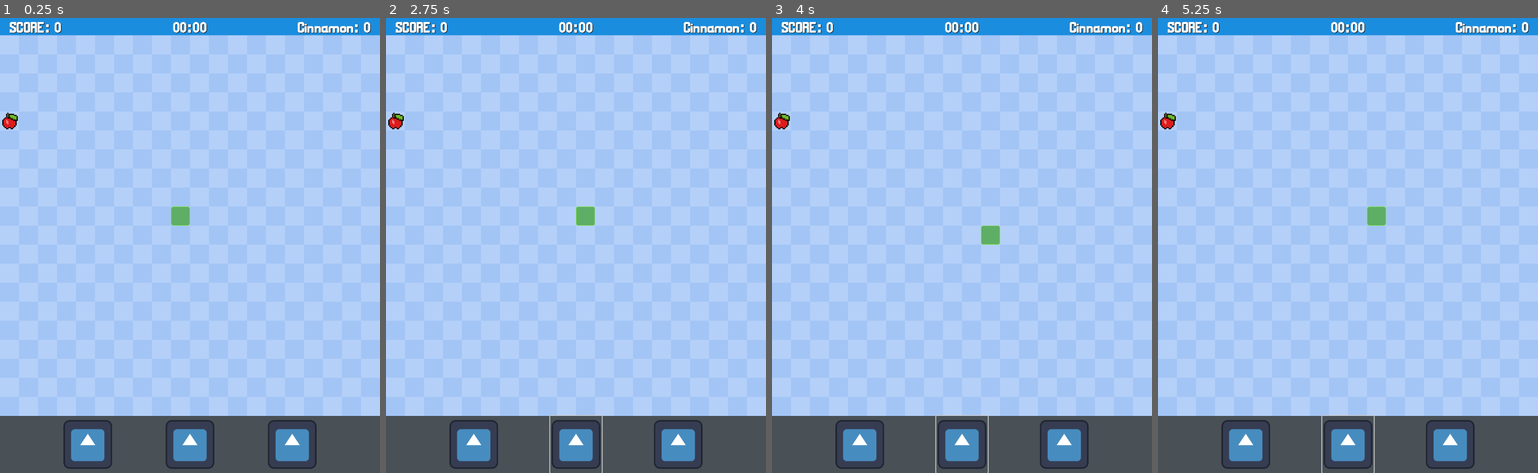
Above: before the commit, frames 1-4 (left to right).
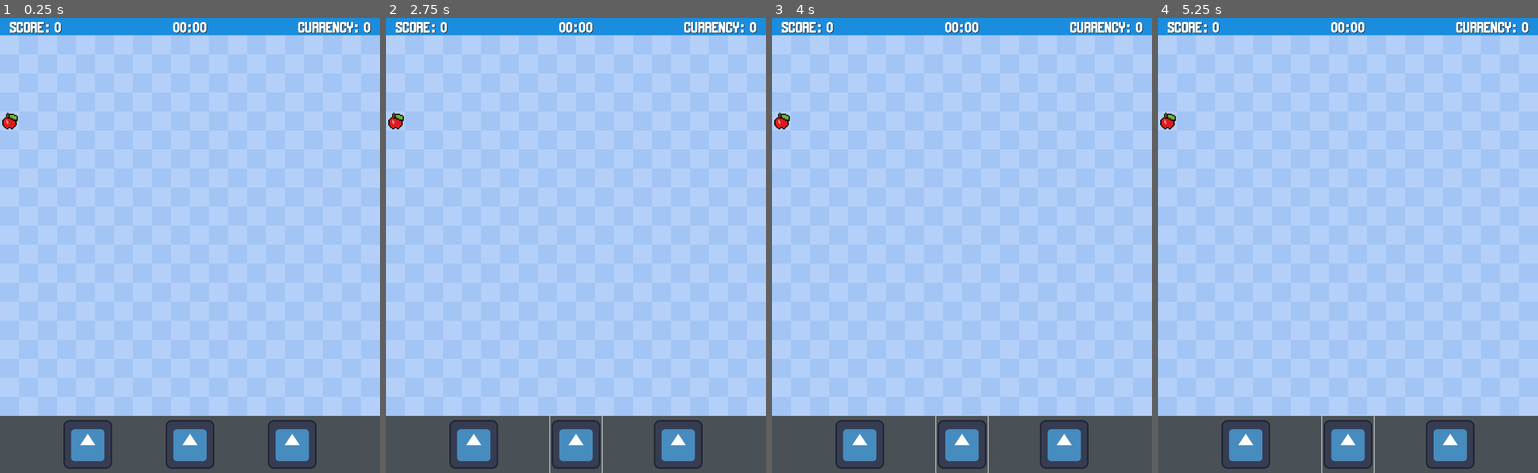
Above: after the commit, the same moments.

Repository: HerndonC/snake_game
Game: Godot game, scene res://MWM/mwm.tscn
Two runs of this game, one before a commit and one after it. Both use one fixed random seed, a clock stepped at 60 frames per second and the inputs below. The engine's default icon, where the game draws it, is replaced by a stand-in: a white triangle on a blue panel in a dark square.
Inputs (mouse positions are in pixels of both pictures, inside the frame that each line leads up to):
- Up to frame 1 (0.25 s): no input
- Up to frame 2 (2.75 s): click (473, 445) at 0.5 s; click (576, 445) at 1.25 s; tap Enter at 2 s; hold D (move_right) from 2.03 s (still down)
- Up to frame 3 (4 s): release D (move_right) at 2.78 s; hold S (move_down) 2.78-3.53 s; tap Space at 3.5 s; hold D (move_right) from 3.53 s (still down)
- Up to frame 4 (5.25 s): release D (move_right) at 4.28 s; hold W (move_up) 4.28-5.03 s; tap Enter at 5 s; hold A (move_left) from 5.03 s (still down)

The runs differ from the first frame. In frame 1, 0.5% of the frame differs, in the area x 44-94%, y 0-46%; in frame 2, 0.5%; in frame 3, 0.5%; in frame 4, 0.5%, in the area x 54-94%, y 0-46%.
Error after the commit: Parse Error: Could not find type "DesertData" in the current scope. (res://MWM/mwm.gd:3)

Commit message:
Changing dictionaries to resources, adding new information for future additions

Diff:
--- a/MWM/mwm.gd
+++ b/MWM/mwm.gd
@@ -1,5 +1,7 @@
-class_name mwm
 extends Node
+
+var desert_data: DesertData
+
 
 #Upgrades and Highscores
 var level = {
@@ -71,18 +73,46 @@
 		},
 		"marsh": {
 			"highscore": 0,
+			"amphibious": false,
+			"shell_cracker": false, #Eat turtles
+			"eat_the_ancients": false, #Eat crocodiles
+			"Dam Buster": false,
+			"mudskipperFins": false,
+
 		},
 		"mountain": {
 			"highscore": 0,
+			"windcutter": 0, #Can't be slowed by winds
+			"splitter": 0, #Trees split wurm into clones
+			"revenge": false, #Eat yetis
+			"eatrocks": false,
+			"variablespeed": false, #can slow or speed up
+			"with a nice chianti": 1.0, #humans worth more points
+
 		},
 		"abyss": {
 			"highscore": 0,
+			"crushingpressure": false, #can go further up
+			#things that shoot you up and down
+			#stalactite and thermal vents
+			#tentacle amount
+			#tentacle reach
+			#tentacle speed
+			#health regen
+			#bioluminescence, make it dark at the base with thermal vents and jellyfish visibile
+			#eat jellyfish
+			#rubber ducky easter egg
+			#anoxic layer
+			#chemosynthesis
 		},
 		"hell": {
 			"highscore": 0,
 		},
 		"heaven": {
 			"highscore": 0,
+			#floating islands and spheres
+			# wheel angels
+			#gather orbs to unlock further areas
 		},
 		"knowledge": {
 			"highscore": 0,
@@ -216,6 +246,7 @@
 
 # Called when the node enters the scene tree for the first time.
 func _ready() -> void:
+	desert_data = DesertData.new()
 	load_data()
 
 func load_data():
--- a/over world/WurmGame/Desert/Desert.gd
+++ b/over world/WurmGame/Desert/Desert.gd
@@ -1,6 +1,7 @@
 extends Node
 
 @export var snake_scene : PackedScene
+var mwm # Reference to singleton
 
 #game variables
 var score : int
@@ -31,6 +32,7 @@
 
 # Called when the node enters the scene tree for the first time.
 func _ready() -> void:
+	mwm = get_node("/root/MWM")
 	new_game()
 
 func new_game():
--- a/project.godot
+++ b/project.godot
@@ -14,6 +14,10 @@
 run/main_scene="res://MWM/mwm.tscn"
 config/features=PackedStringArray("4.3", "Mobile")
 config/icon="res://icon.svg"
+
+[autoload]
+
+Mwm="*res://MWM/mwm.gd"
 
 [display]
 
